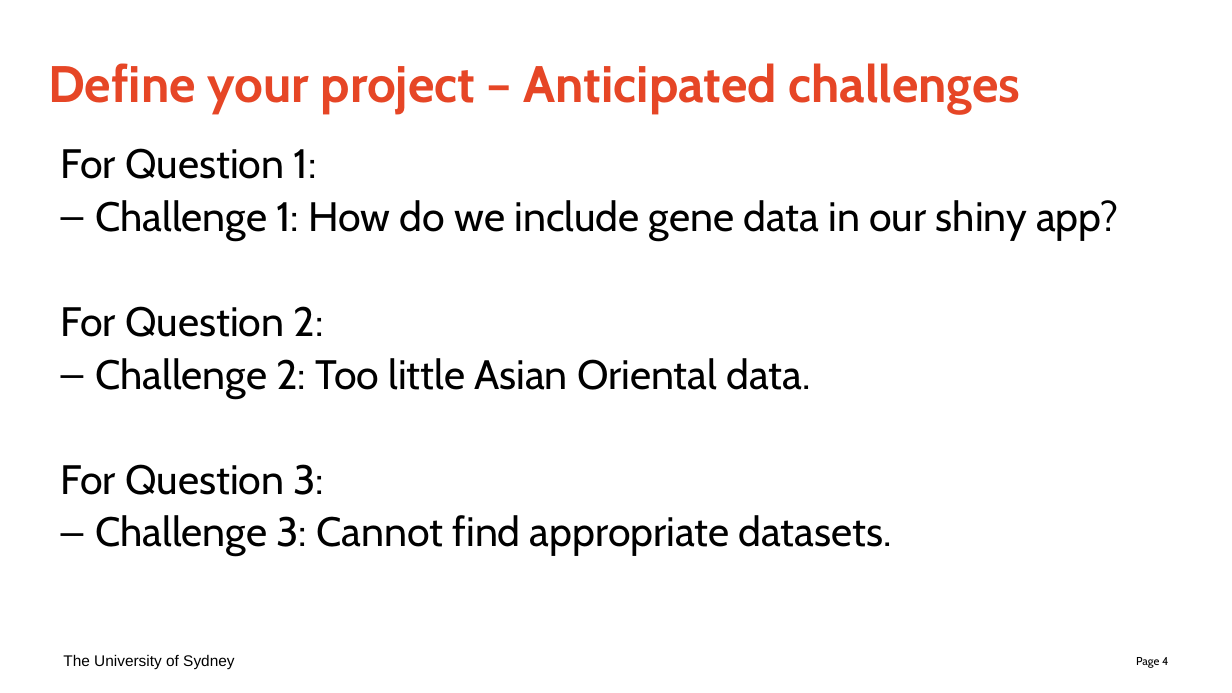
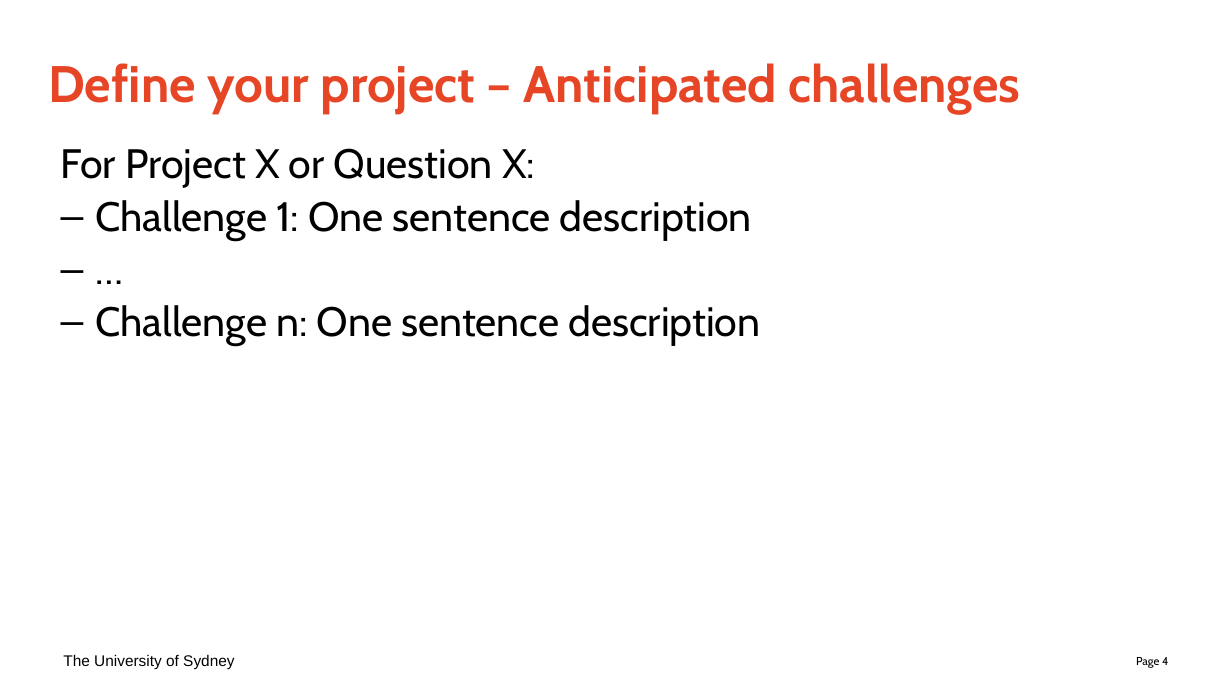
Before and after one commit to zephyralistair/Data3888-KidneyA1, a slide deck: slide 4 of Weekly Updates/Meeting minutes and Action slides template-1.pptx. Drawn at 1232x693 pixels with LibreOffice and Linux fonts; fonts in the diff are those of the drawing. Boxes give left, top, right and bottom in pixels: in the first picture for what was removed or moved away, otherwise in the second. Text is boxed around its words. In the diff, an @@ line names an element or a change of style, - is before the commit and + after.

```diff
--- a/Weekly Updates/Meeting minutes and Action slides template-1.pptx
+++ b/Weekly Updates/Meeting minutes and Action slides template-1.pptx
@@ text at box(61, 148, 760, 346): text changed @@
-For Question 1:
-– Challenge 1: How do we include gene data in our shiny app?
-For Question 2:
-– Challenge 2: Too little Asian Oriental data.
-For Question 3:
-– Challenge 3: Cannot find appropriate datasets.
+For Project X or Question X:
+– Challenge 1: One sentence description
+– …
+– Challenge n: One sentence description
```
Also in this commit, not shown: 4 other slides changed, 2 other files.
